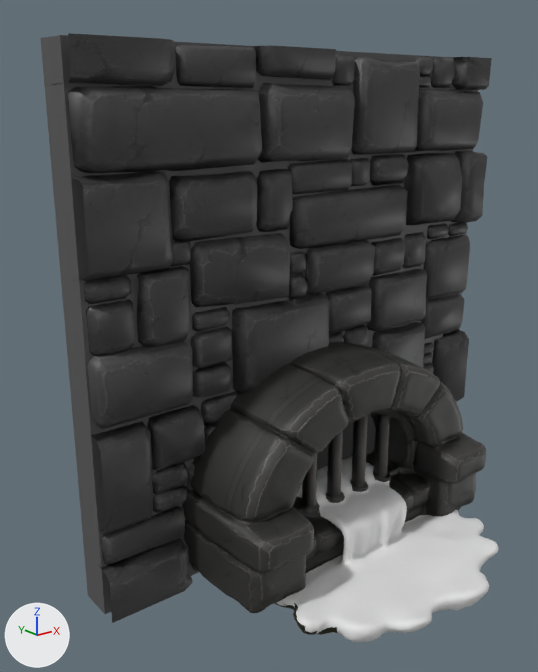
An edit to the FBX model Assets/Dungeon_Meshes/Wall_Drain.fbx, drawn before and after from the same camera.
Camera for both pictures: a camera (50 mm lens) standing at (-2.98, -3.36, 2.72) and looking at (-0.46, -0.21, 1.46). Lighting does not change. The marker at lower left points along +X, +Y and +Z. The picture after the commit comes second. Where no turn or scale is listed for an object, it has been applied to the vertices.

Names of what the first picture shows: 'Wall_Drain'.
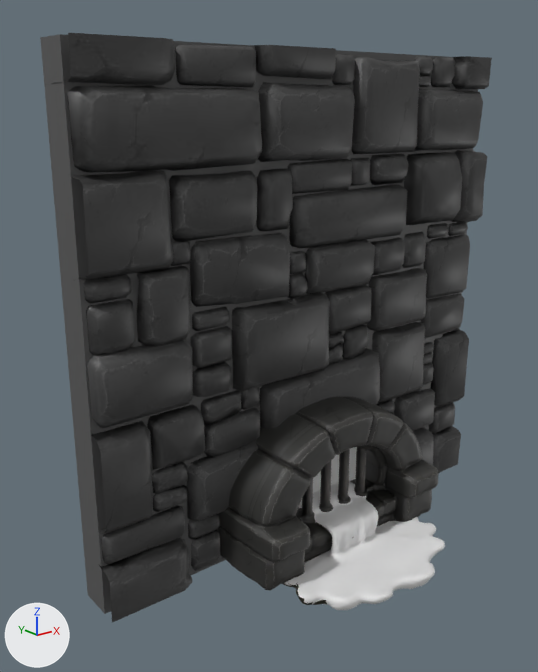
Where the change shows, as pixel boxes [x1, y1, x2, y2] in the pictures (538 x 672 px; the box of a moved part takes in the faces that stretch with it):
'Wall_Drain', reshaped, moved: before [40, 33, 499, 642]; after [40, 33, 492, 623]
part 1 of me_mesh_0_161, moved or reshaped: before [182, 342, 499, 642]; after [218, 396, 445, 610]
part 2 of me_mesh_0_161, moved or reshaped: before [317, 414, 376, 470]; after [313, 447, 357, 493]
part 3 of me_mesh_0_161, recoloured: before [317, 414, 376, 470]; after [313, 447, 357, 493]

Edits to the bpy script that builds the scene:
```text
Add mat_interiormapping:
    mat_interiormapping = principled_material('InteriorMapping')
    mat_interiormapping.base_color = (0.8, 0.8, 0.8)  # white #e7e7e7
Change me_mesh_0_161:
    used by ob_wall_drain; location = (0.0, 0.0, 1.5)
    remove me_mesh_0_161.from_pydata(...)  # 22011 vertices, 42441 faces; spans x -1.51..1.52, y -1.35..0.19, z -1.51..1.5
    add me_mesh_0_161.from_pydata(...)  # 22011 vertices, 42441 faces; spans x -1.51..1.52, y -1.01..0.16, z -1.54..1.5
    me_mesh_0_161 part 1: the loose piece of 19327 vertices spanning x -0.98..0.98, y -1.35..0.19, z -1.51..-0.22 is scaled about its middle by 0.75, then moved by (0.0, 0.14, -0.19)
    me_mesh_0_161 part 2
    me_mesh_0_161.vertices[22006].co: (-0.64, -0.17, -1.22) -> (-0.5, -0.19, -1.33)
    me_mesh_0_161.vertices[22007].co: (0.64, -0.17, -1.22) -> (0.49, -0.19, -1.33)
    me_mesh_0_161.vertices[22008].co: (-0.64, -0.17, -0.49) -> (-0.5, -0.19, -0.76)  # not seen -> pixel (261, 452)
    me_mesh_0_161.vertices[22009].co: (0.64, -0.17, -0.49) -> (0.49, -0.19, -0.76)
    me_mesh_0_161 part 3: all 1 face that had it switch from mat_blackbars (black #161616) to mat_interiormapping (white #e7e7e7)
Change ob_wall_drain:
    ob_wall_drain.location: (0.0, 0.0, 1.5) -> (0.0, 0.0, 1.503)
```
